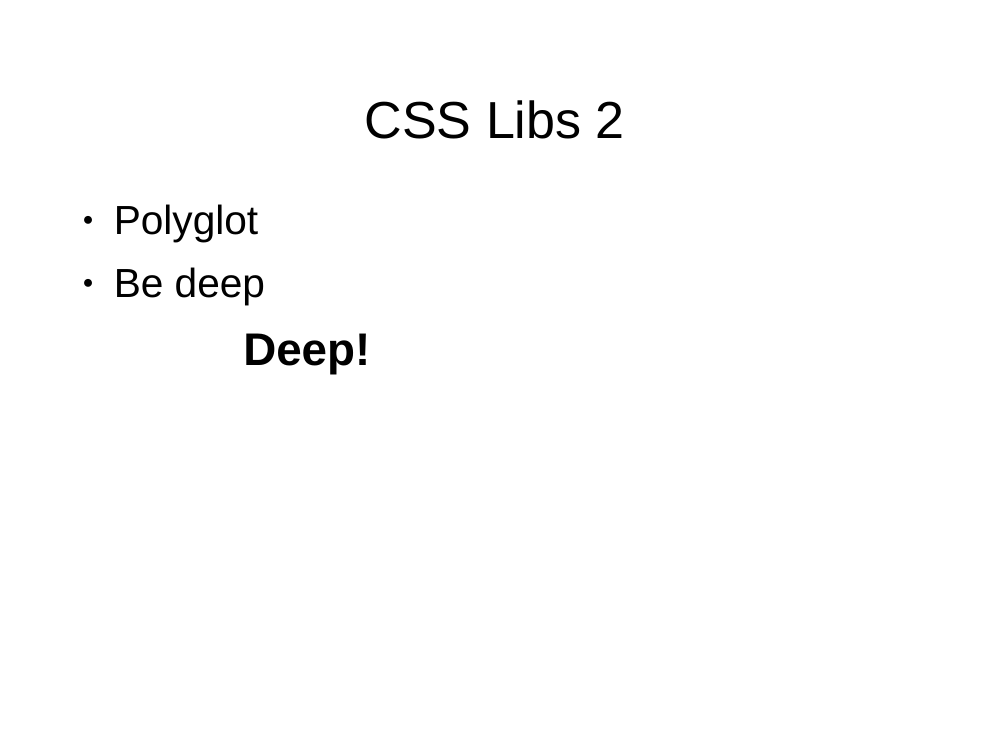
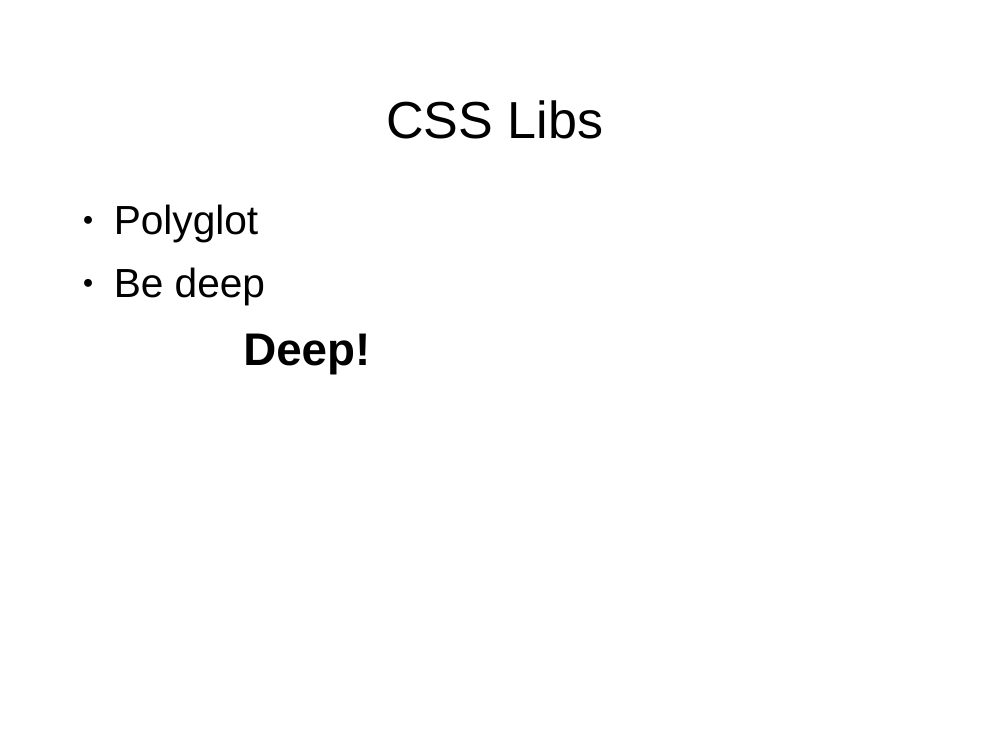
Before and after one commit to shawea/blueGrass, a slide deck: slide 22 of trainTheTrainer/1of2.odp (slide 23 before the commit). Drawn at 1008x756 pixels with LibreOffice and Linux fonts; fonts in the diff are those of the drawing; background and template pictures are left out. Boxes give left, top, right and bottom in pixels: in the first picture for what was removed or moved away, otherwise in the second. Text is boxed around its words. In the diff, an @@ line names an element or a change of style, - is before the commit and + after.

```diff
--- a/trainTheTrainer/1of2.odp
+++ b/trainTheTrainer/1of2.odp
@@ title at <box>386,100,603,139</box>: text changed @@
-CSS Libs 2
+CSS Libs
```
Also in this commit, not shown: 2 other slides changed, 3 slides added, 3 slides removed, 4 other files.
